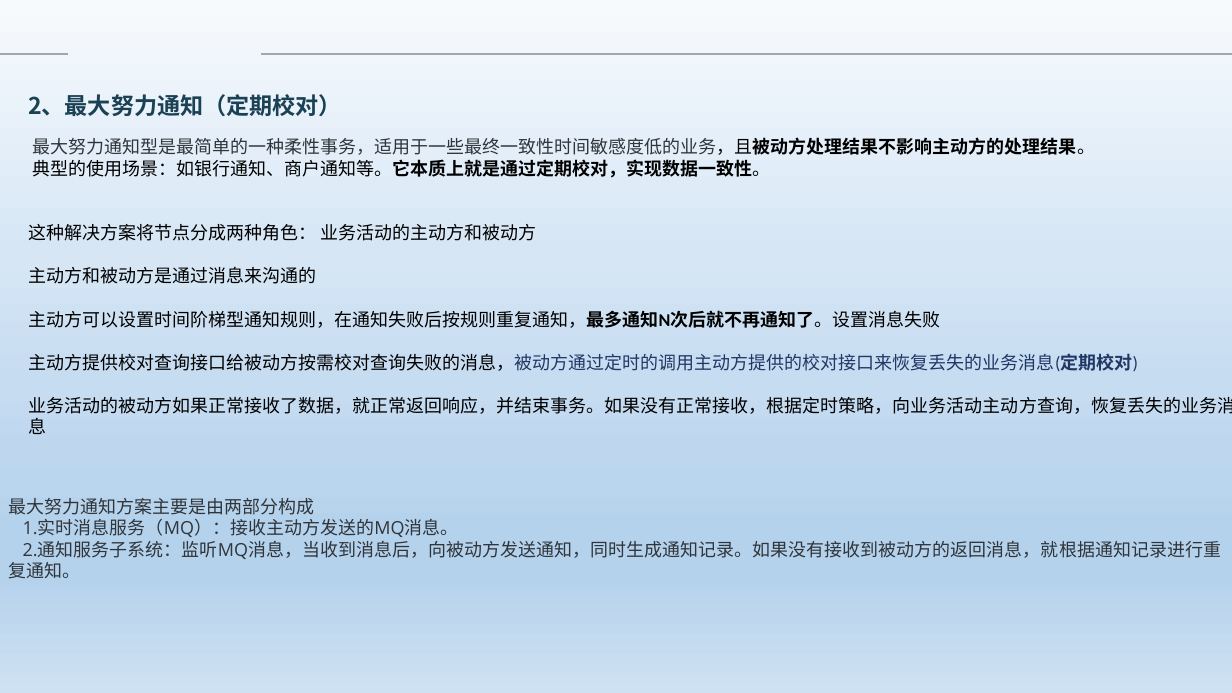
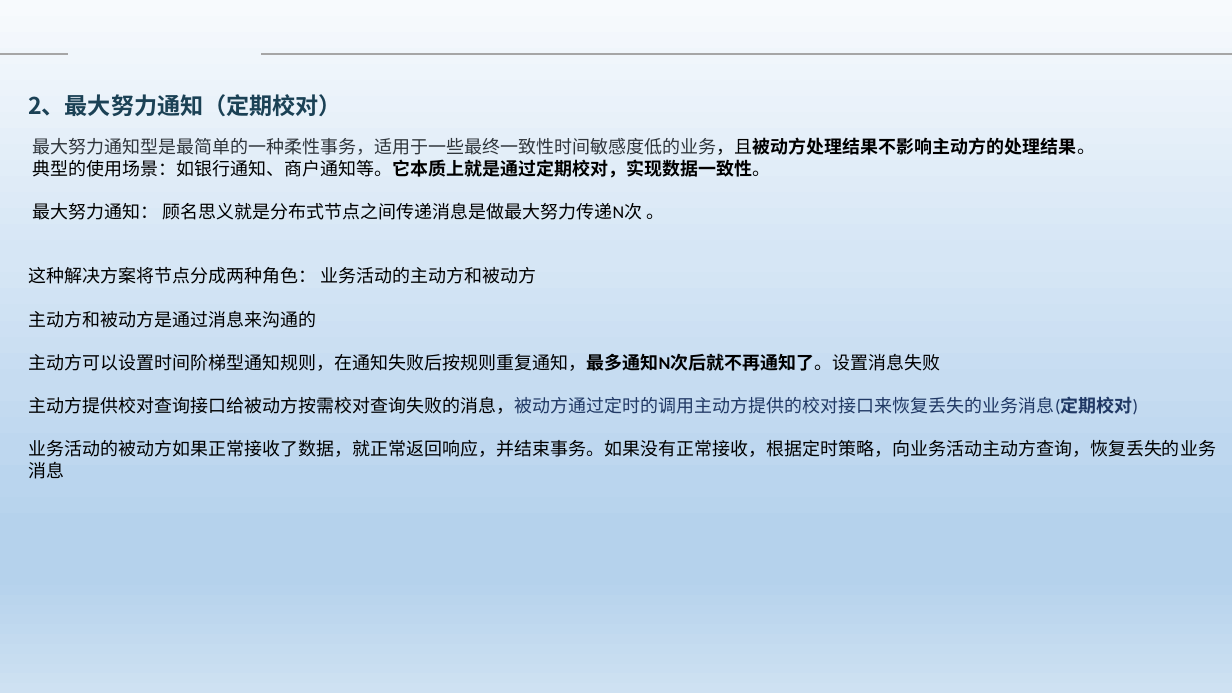
Before and after one commit to Heffie199/zhao_Note, a slide deck: slide 10 of 分布式事务的解决方案 .pptx. Drawn at 1232x693 pixels with LibreOffice and Linux fonts; fonts in the diff are those of the drawing; background and template pictures are left out. Boxes give left, top, right and bottom in pixels: in the first picture for what was removed or moved away, otherwise in the second. Text is boxed around its words. In the diff, an @@ line names an element or a change of style, - is before the commit and + after.

```diff
--- a/分布式事务的解决方案 .pptx
+++ b/分布式事务的解决方案 .pptx
@@ text at (32, 203, 664, 220): paragraph added @@
+最大努力通知： 顾名思义就是分布式节点之间传递消息是做最大努力传递N次 。
@@ text removed at (9, 498, 1222, 579) @@
-最大努力通知方案主要是由两部分构成
-1.实时消息服务（MQ）：接收主动方发送的MQ消息。
-2.通知服务子系统：监听MQ消息，当收到消息后，向被动方发送通知，同时生成通知记录。如果没有接收到被动方的返回消息，就根据通知记录进行重复通知。
```
Also in this commit, not shown: 12 other slides changed.
